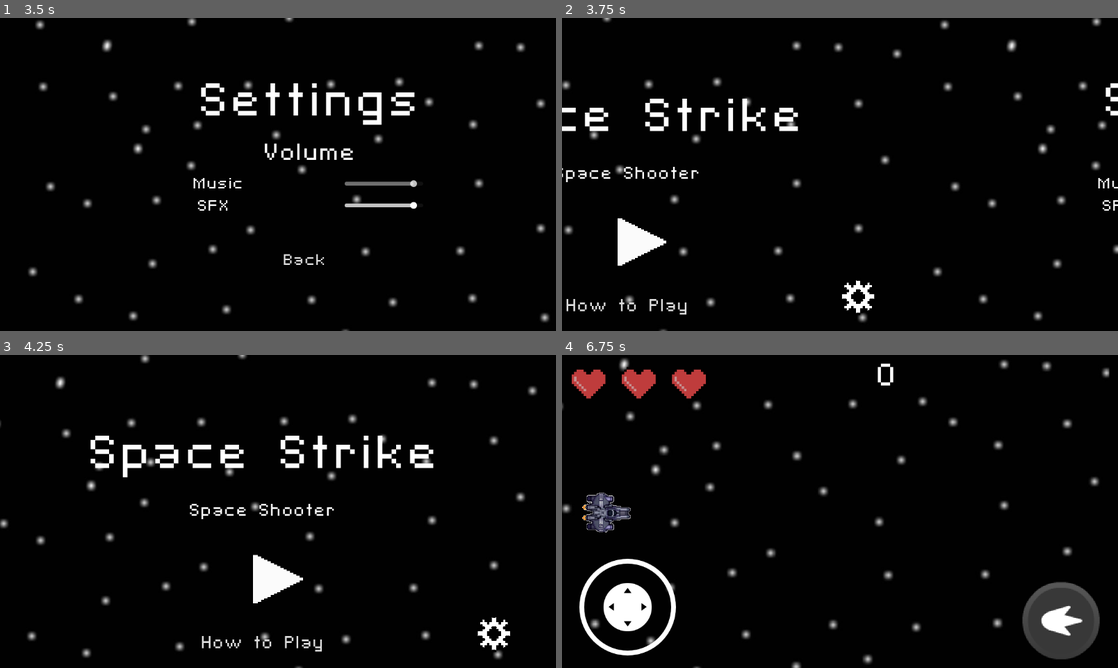
Above: before the commit, frames 1-4 (two rows, left to right).
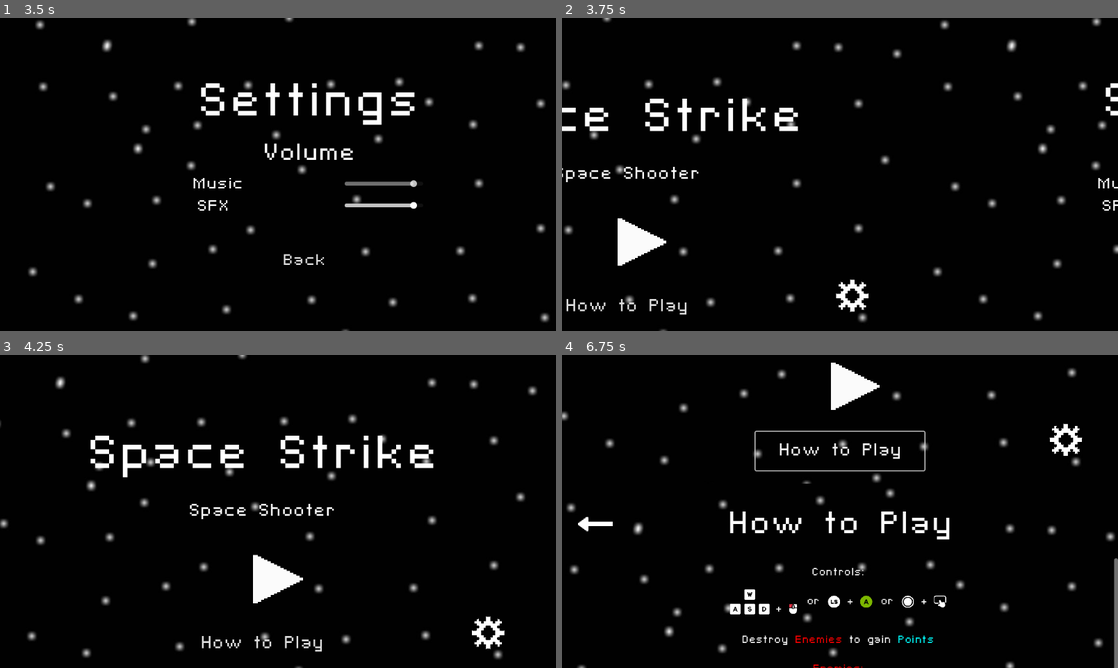
Above: after the commit, the same moments.

Repository: cofeek-codes/Space-Strike
Game: Godot game, scene res://scenes/ui/main_menu.tscn
Two runs of this game, one before a commit and one after it. Both use one fixed random seed, a clock stepped at 60 frames per second and the inputs below.
Inputs (mouse positions are in pixels of both pictures, inside the frame that each line leads up to; where the layout moved, square brackets give the same spot in the first picture):
- Up to frame 1 (3.5 s): click (505, 293) [511, 293] at 0.5 s; move the mouse to (400, 158) at 1.27 s; hold Right (move_right) 1.28-2 s; click (400, 158) at 1.35 s; drag from (166, 190) to (250, 237) at 2.02 s; move the mouse to (333, 105) at 2.77 s; hold Right (move_right) from 2.78 s (still down); click (333, 105) at 2.85 s
- Up to frame 2 (3.75 s): release Right (move_right) at 3.5 s; click "Back" at 3.5 s
- Up to frame 3 (4.25 s): no input
- Up to frame 4 (6.75 s): click (840, 580) at 4.25 s; click (851, 580) at 5.02 s; drag from (812, 574) to (673, 464) at 5.77 s; click (840, 642) at 6.5 s, where only the run after the commit has a clickable "How to Play"

Frame 1 is identical in both runs. In frame 2, 0.4% of the frame differs, in the area x 49-57%, y 83-95%; in frame 3, 0.4%; in frame 4, 14%, in the area x 0-100%, y 0-100%.

Commit message:
htp and settings ordering fixed

Diff:
--- a/scenes/ui/main_menu.tscn
+++ b/scenes/ui/main_menu.tscn
@@ -352,47 +352,56 @@
 &"": SubResource("AnimationLibrary_t66pc")
 }
 
-[node name="SettingsButton" type="TextureButton" parent="."]
+[node name="Camera" type="Camera2D" parent="."]
+anchor_mode = 0
+position_smoothing_enabled = true
+
+[node name="SettingsMenu" parent="." instance=ExtResource("7_f544u")]
+layout_mode = 1
+offset_left = 1216.0
+offset_right = 1216.0
+
+[node name="HowToPlay" parent="." instance=ExtResource("8_hypct")]
+layout_mode = 1
+offset_top = 701.0
+offset_bottom = 701.0
+
+[node name="SettingsContainer" type="Control" parent="."]
+layout_mode = 1
+anchors_preset = 15
+anchor_right = 1.0
+anchor_bottom = 1.0
+grow_horizontal = 2
+grow_vertical = 2
+
+[node name="SettingsButton" type="TextureButton" parent="SettingsContainer"]
 layout_mode = 1
 anchors_preset = 3
 anchor_left = 1.0
 anchor_top = 1.0
 anchor_right = 1.0
 anchor_bottom = 1.0
-offset_left = -156.0
-offset_top = -131.0
-offset_right = -27.0
-offset_bottom = -23.0
+offset_left = -168.0
+offset_top = -133.0
+offset_right = -39.0
+offset_bottom = -25.0
 grow_horizontal = 0
 grow_vertical = 0
 
-[node name="Sprite" type="Sprite2D" parent="SettingsButton"]
+[node name="Sprite" type="Sprite2D" parent="SettingsContainer/SettingsButton"]
 self_modulate = Color(1, 1, 1, 0)
 scale = Vector2(0.3, 0.3)
 texture = ExtResource("6_rmck1")
 centered = false
 
-[node name="AnimationPlayer" type="AnimationPlayer" parent="SettingsButton/Sprite"]
+[node name="AnimationPlayer" type="AnimationPlayer" parent="SettingsContainer/SettingsButton/Sprite"]
 libraries = {
 &"": SubResource("AnimationLibrary_5wqwc")
 }
 speed_scale = 1.5
 
-[node name="Camera" type="Camera2D" parent="."]
-anchor_mode = 0
-position_smoothing_enabled = true
-
-[node name="SettingsMenu" parent="." instance=ExtResource("7_f544u")]
-layout_mode = 1
-offset_left = 1216.0
-offset_right = 1216.0
-
-[node name="HowToPlay" parent="." instance=ExtResource("8_hypct")]
-layout_mode = 1
-offset_top = 701.0
-offset_bottom = 701.0
-
 [node name="HowToPlayContainer" type="HBoxContainer" parent="."]
+z_index = 9
 custom_minimum_size = Vector2(150, 0)
 layout_mode = 1
 anchors_preset = 12
@@ -419,5 +428,5 @@
 
 [connection signal="animation_finished" from="TitleLabel/AnimationPlayer" to="." method="_on_title_animation_player_animation_finished"]
 [connection signal="pressed" from="PlayButton" to="." method="_on_play_button_pressed"]
-[connection signal="pressed" from="SettingsButton" to="." method="_on_settings_button_pressed"]
+[connection signal="pressed" from="SettingsContainer/SettingsButton" to="." method="_on_settings_button_pressed"]
 [connection signal="pressed" from="HowToPlayContainer/HowToPlayButton" to="." method="_on_how_to_play_button_pressed"]
--- a/scripts/ui/main_menu.gd
+++ b/scripts/ui/main_menu.gd
@@ -4,7 +4,7 @@
 @onready var audio_player: AudioStreamPlayer = $AudioPlayer
 @onready var subtitle_label: Label = $SubTitleLabel
 @onready var play_button: TextureButton = $PlayButton
-@onready var settings_button: TextureButton = $SettingsButton
+@onready var settings_button: TextureButton = $SettingsContainer/SettingsButton
 @onready var camera: Camera2D = $Camera
 @onready var settings_menu: Control = $SettingsMenu
 @onready var htp_button: Button = $HowToPlayContainer/HowToPlayButton
